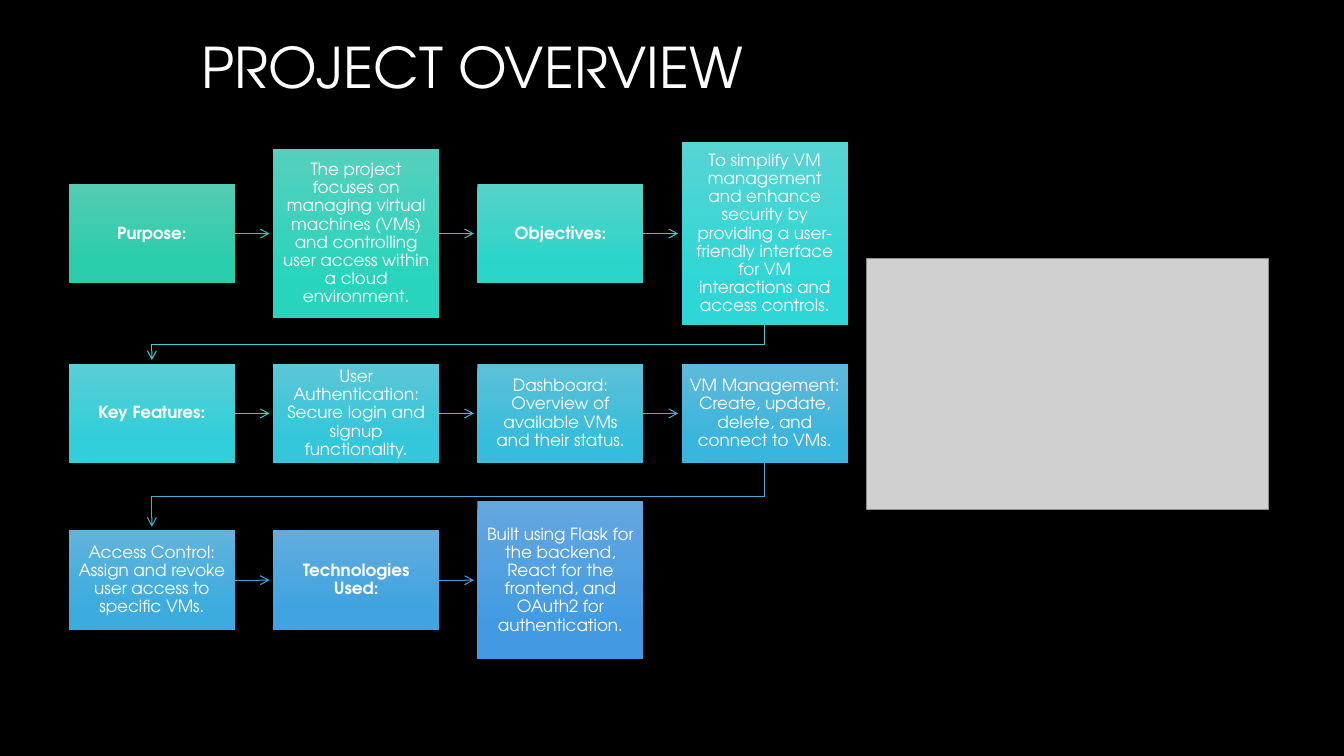
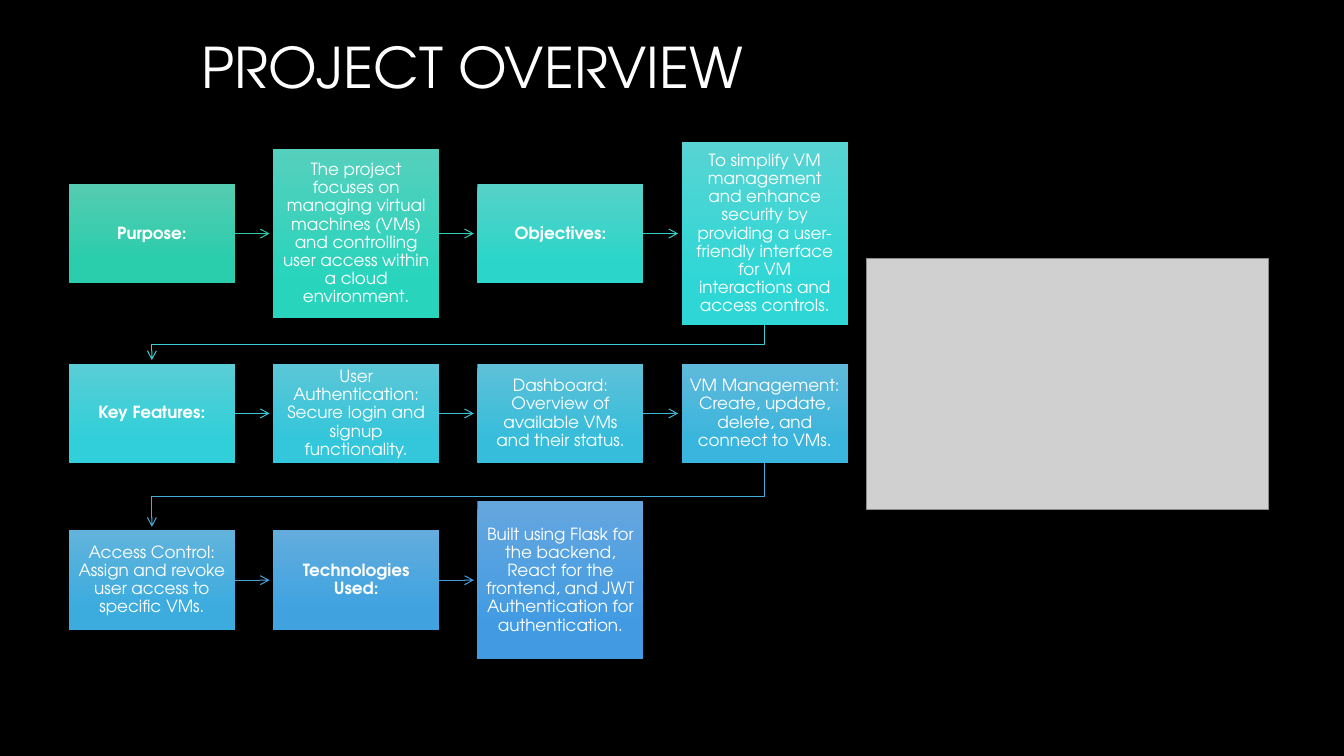
Before and after one commit to serbanples/Nokia_Cloud_Automation, a slide deck: slide 3 of Automation of the Cloud.pptx. Drawn at 1344x756 pixels with LibreOffice and Linux fonts; fonts in the diff are those of the drawing; grey boxes stand for pictures; background and template pictures are left out. Boxes give left, top, right and bottom in pixels: in the first picture for what was removed or moved away, otherwise in the second. Text is boxed around its words. In the diff, an @@ line names an element or a change of style, - is before the commit and + after.

```diff
--- a/Automation of the Cloud.pptx
+++ b/Automation of the Cloud.pptx
@@ text at (486,527,634,631): text changed @@
-Built using Flask for the backend, React for the frontend, and OAuth2 for authentication.
+Built using Flask for the backend, React for the frontend, and JWT Authentication for authentication.
```
Also in this commit, not shown: 7 other slides changed, 2 other files.
